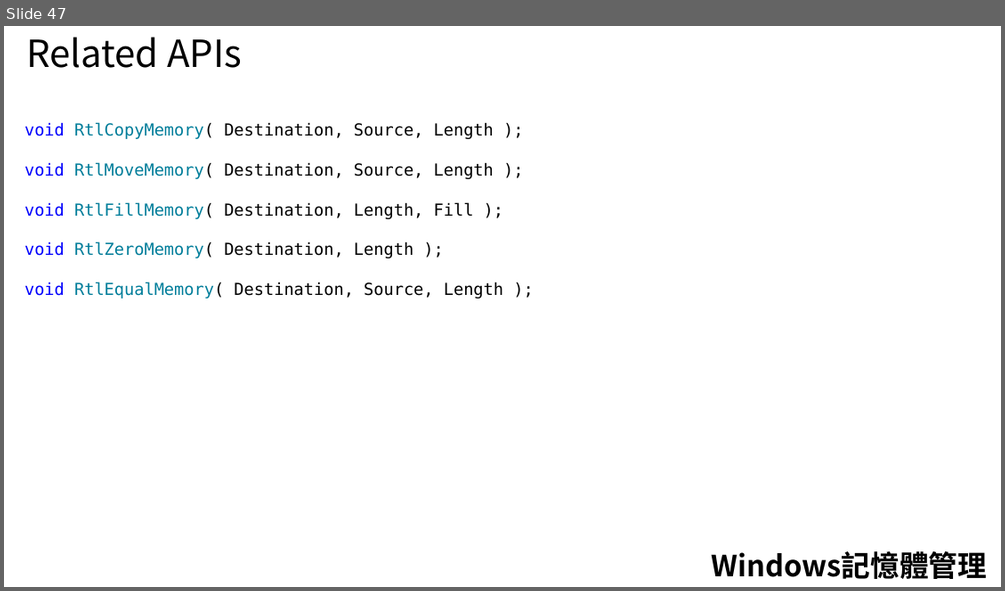
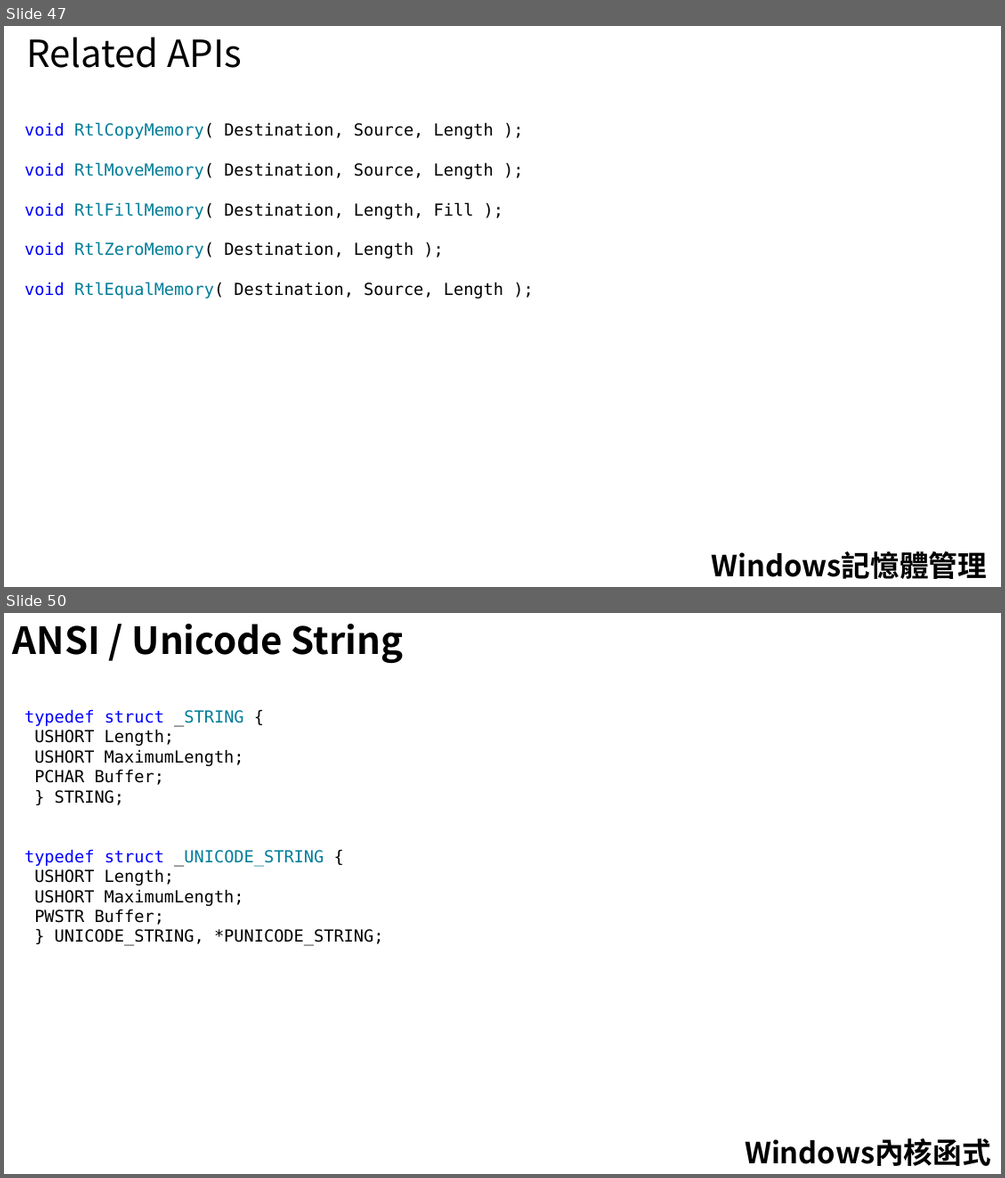
Before and after one commit to 1anhuang/Tutorial, a slide deck: WindowsDriver/Driver(Windows).pptx. Shown one above the other, each under a label of ours: slide 47 before the commit, slides 47 and 50 after it; the slides between them are not shown. The pictures are 1005x591 and 1005x1178 pixels, drawn with LibreOffice and Linux fonts; fonts in the diff are those of the drawing. Boxes give left, top, right and bottom in pixels: in the first picture for what was removed or moved away, otherwise in the second. Text is boxed around its words. In the diff, an @@ line names an element or a change of style, - is before the commit and + after.

```diff
--- a/WindowsDriver/Driver(Windows).pptx
+++ b/WindowsDriver/Driver(Windows).pptx
@@ slide 50 added at (4,613,1001,1174), background #FFFFFF @@
@@ text added at (13,624,404,663), 36 pt, text #000000, bold @@
+ANSI / Unicode String
@@ text added at (24,709,384,946), 16 pt, text #000000 @@
+typedef struct _STRING {
+USHORT Length;
+USHORT MaximumLength;
+PCHAR Buffer;
+} STRING;
+typedef struct _UNICODE_STRING {
+USHORT Length;
+USHORT MaximumLength;
+PWSTR Buffer;
+} UNICODE_STRING, *PUNICODE_STRING;
@@ text added at (744,1138,991,1166), 28 pt, text #000000, bold @@
+Windows內核函式
```
Also in this commit, not shown: 1 slide changed, 5 other slides added.
